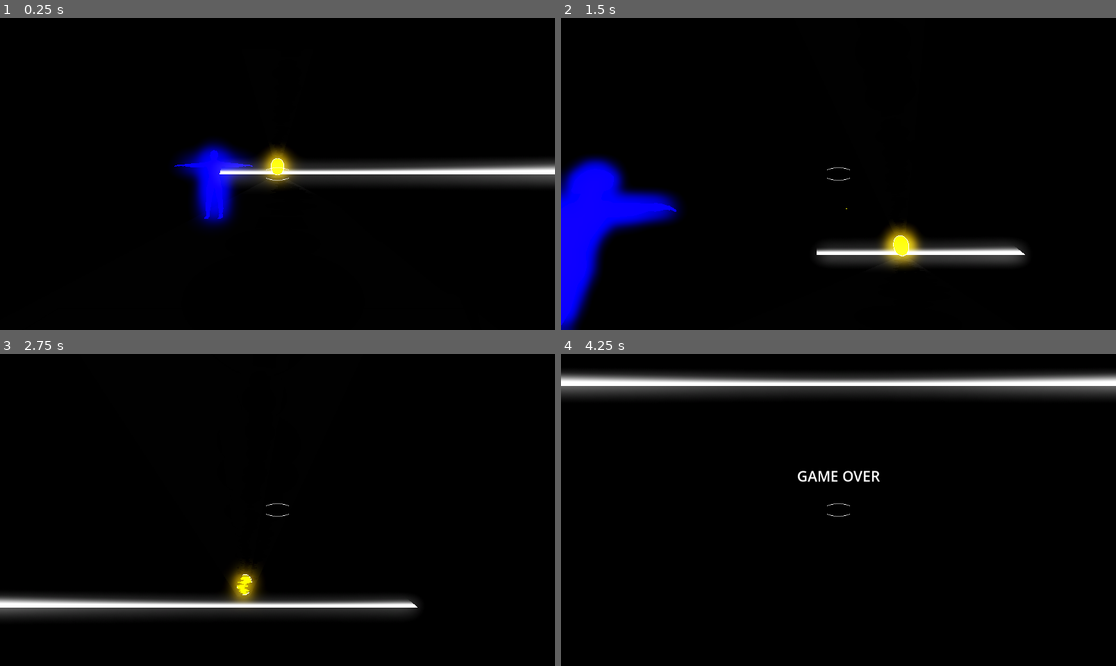
Above: before the commit, frames 1-4 (two rows, left to right).
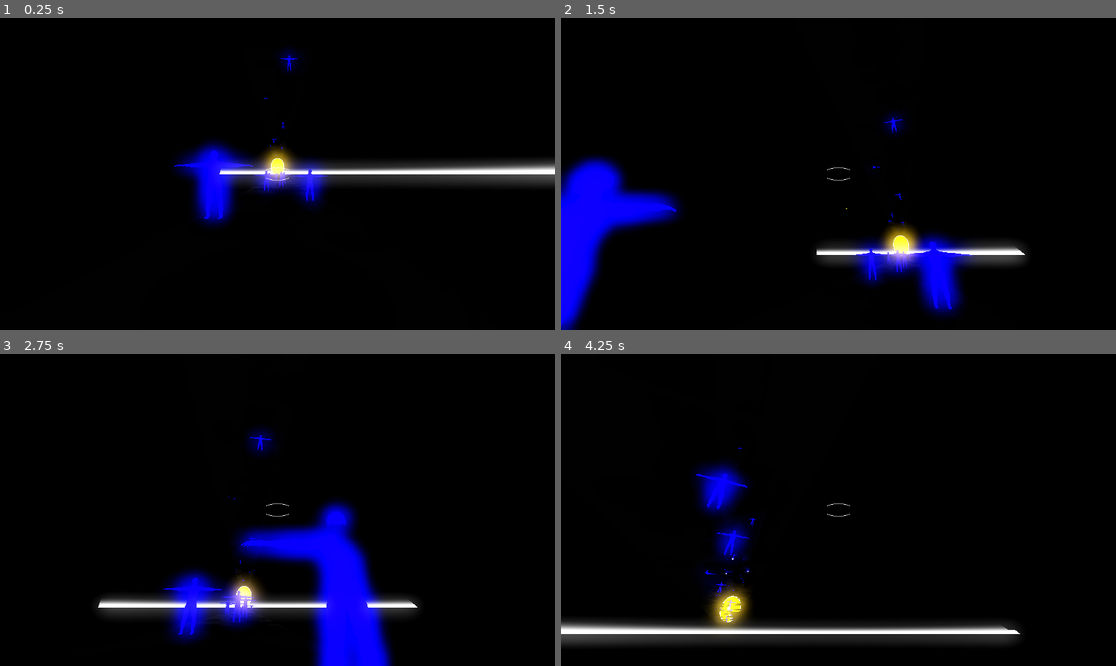
Above: after the commit, the same moments.

Repository: Games4Doritos/UWAGameJam2
Game: Godot game, scene res://Scenes/world.tscn
Two runs of this game, one before a commit and one after it. Both use one fixed random seed, a clock stepped at 60 frames per second and the inputs below. This scene is started directly instead of the project's main scene.
Inputs (mouse positions are in pixels of both pictures, inside the frame that each line leads up to):
- Up to frame 1 (0.25 s): no input
- Up to frame 2 (1.5 s): move the mouse to (866, 174) at 0.52 s; hold Shift (run) 0.53-1.28 s; hold W (forward) from 0.53 s (still down); click (866, 174) at 0.67 s; tap Space (jump) at 0.77 s; move the mouse to (810, 174) at 1.27 s; click (810, 174) at 1.35 s
- Up to frame 3 (2.75 s): keep holding W (forward); tap Space (jump) at 1.52 s; move the mouse to (288, 503) at 2.02 s; hold Shift (run) from 2.03 s (still down)
- Up to frame 4 (4.25 s): keep holding W (forward); move the mouse to (832, 516) at 2.77 s; release Shift (run) at 2.78 s; click (832, 516) at 2.85 s; tap Space (jump) at 3.02, 3.77 s; move the mouse to (877, 513) at 3.52 s; hold Shift (run) from 3.53 s (still down)

The runs differ from the first frame. In frame 1, 1.7% of the frame differs, in the area x 45-60%, y 9-62%; in frame 2, 3.7%; in frame 3, 12%; in frame 4, 16%, in the area x 0-100%, y 5-94%.

Commit message:
Merge branch 'main' of https://github.com/Games4Doritos/UWAGameJam2

Diff:
--- a/Scripts/platform.gd
+++ b/Scripts/platform.gd
@@ -2,6 +2,7 @@
 
 
 const hole = preload("res://Scenes/hole.tscn")
+const enemy = preload("res://Scenes/enemy.tscn")
 
 func createHole(x,h):
 	var newHole := hole.instantiate()
@@ -26,12 +27,16 @@
 	newHole.position = Vector3(h*self.mesh.size.x,0,x-self.mesh.size.z/2)
 	self.add_child(newHole)
 
-
 func _ready():
 	var noiseCreator = FastNoiseLite.new()
 	noiseCreator.noise_type = FastNoiseLite.TYPE_PERLIN
 	for i in int(self.mesh.size.z/3):
+		createHole(3*i, randf() - 0.5)
+		#50% chance to spawn an enemy every 9 meters forward
+		if i%3 == 1 and randf() < 0.5:
+			var newEnemy := enemy.instantiate()
+			self.add_child(newEnemy)
+			newEnemy.position = Vector3((randf()-0.5)*self.mesh.size.x, 0.5, 3*i -self.mesh.size.z/2)
+
 		for x in int(self.mesh.size.x/3):
-			var noise = noiseCreator.get_noise_2d(3*x,3*i)
-			createHole(3*i, noise)
-			print(noise)
+			createHole(3*i, noiseCreator.get_noise_2d(3*x,3*i))
